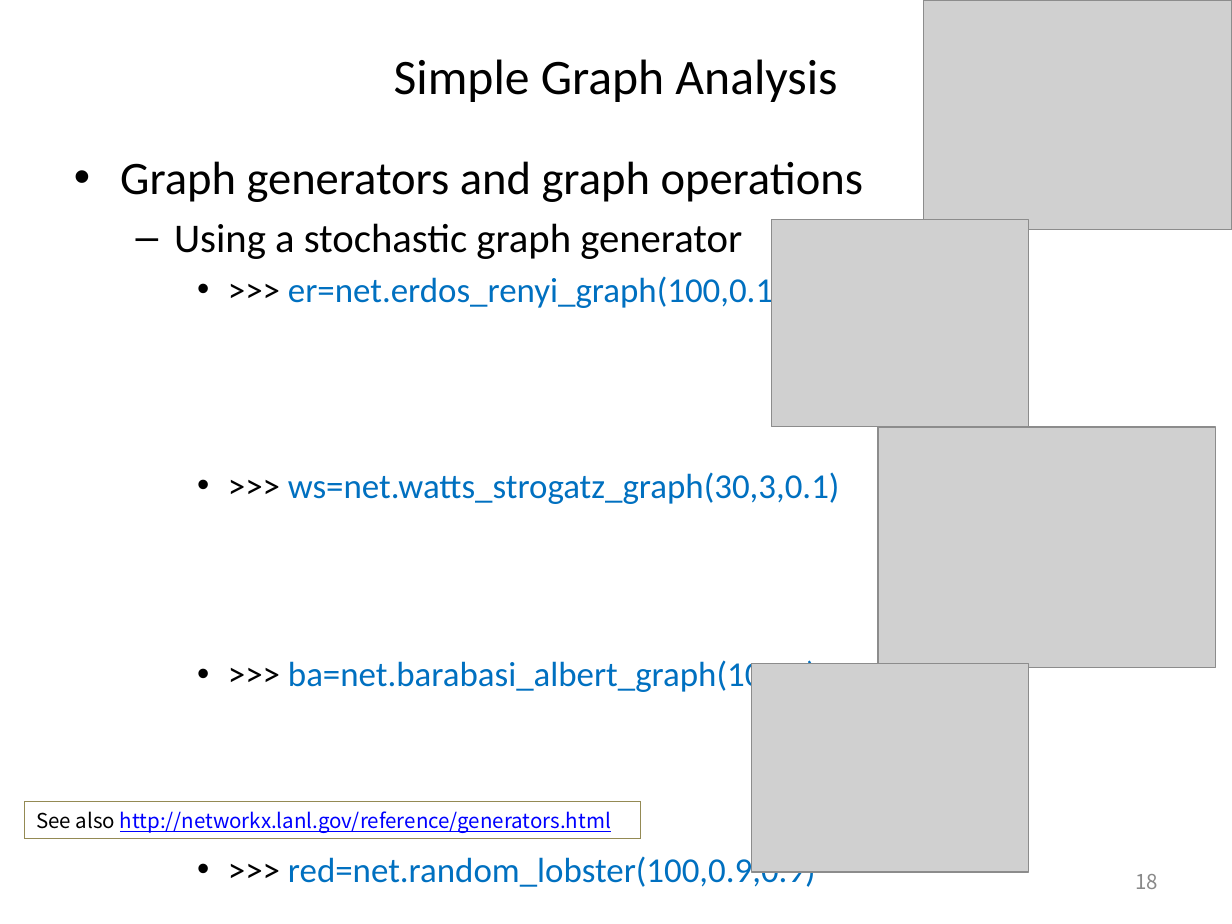
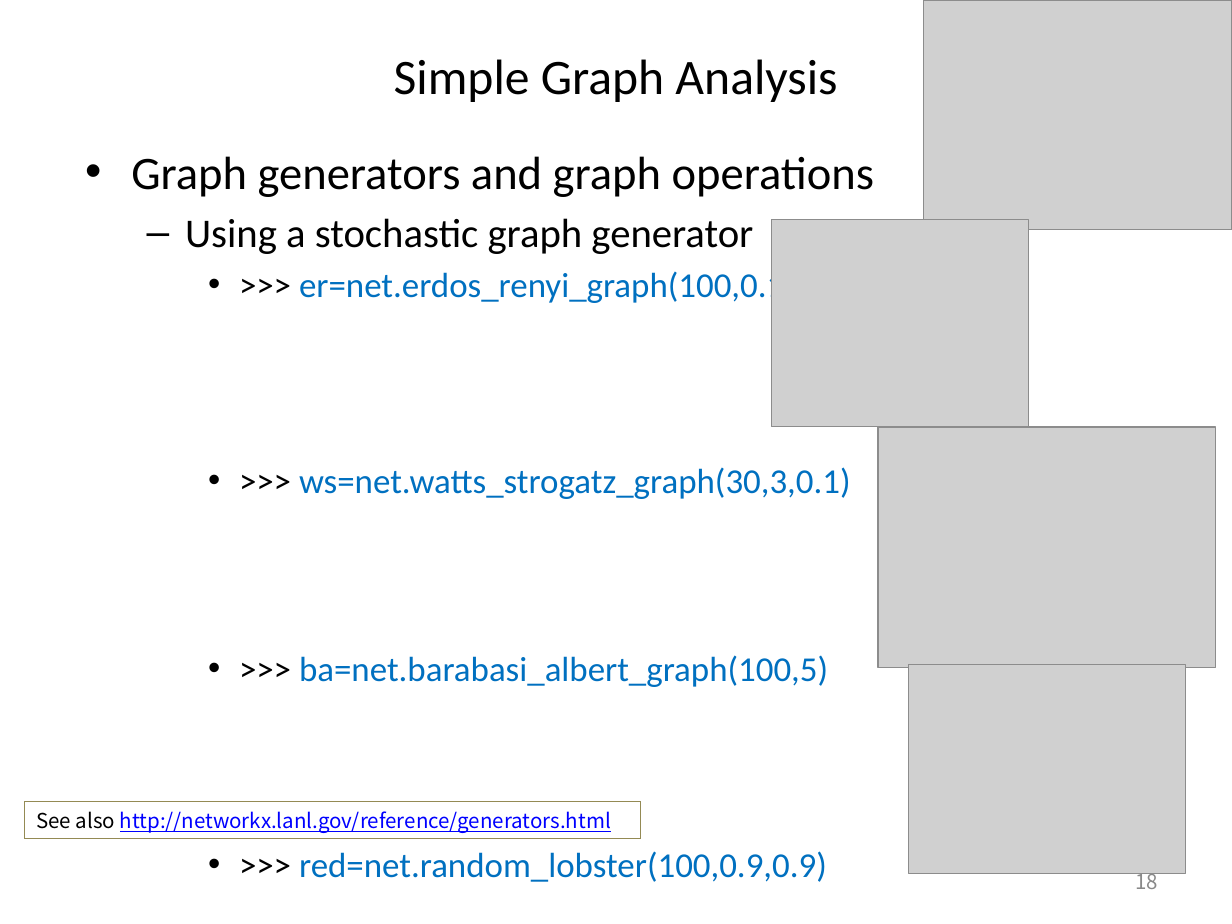
Before and after one commit to a-vodka/dv, a slide deck: slide 18 of dv-lec7-networkx.pptx. Drawn at 1232x924 pixels with LibreOffice and Linux fonts; fonts in the diff are those of the drawing; grey boxes stand for pictures; background and template pictures are left out. Boxes give left, top, right and bottom in pixels: in the first picture for what was removed or moved away, otherwise in the second. Text is boxed around its words. In the diff, an @@ line names an element or a change of style, - is before the commit and + after.

```diff
--- a/dv-lec7-networkx.pptx
+++ b/dv-lec7-networkx.pptx
@@ text "Graph generators and graph operations": place and size @@
-text "Graph generators and graph operations" at box(120, 161, 864, 887)
+text "Graph generators and graph operations" at box(131, 156, 875, 882)
@@ picture: place and size @@
-picture at box(752, 664, 1029, 872)
+picture at box(908, 665, 1185, 873)
```
Also in this commit, not shown: 9 other files.
